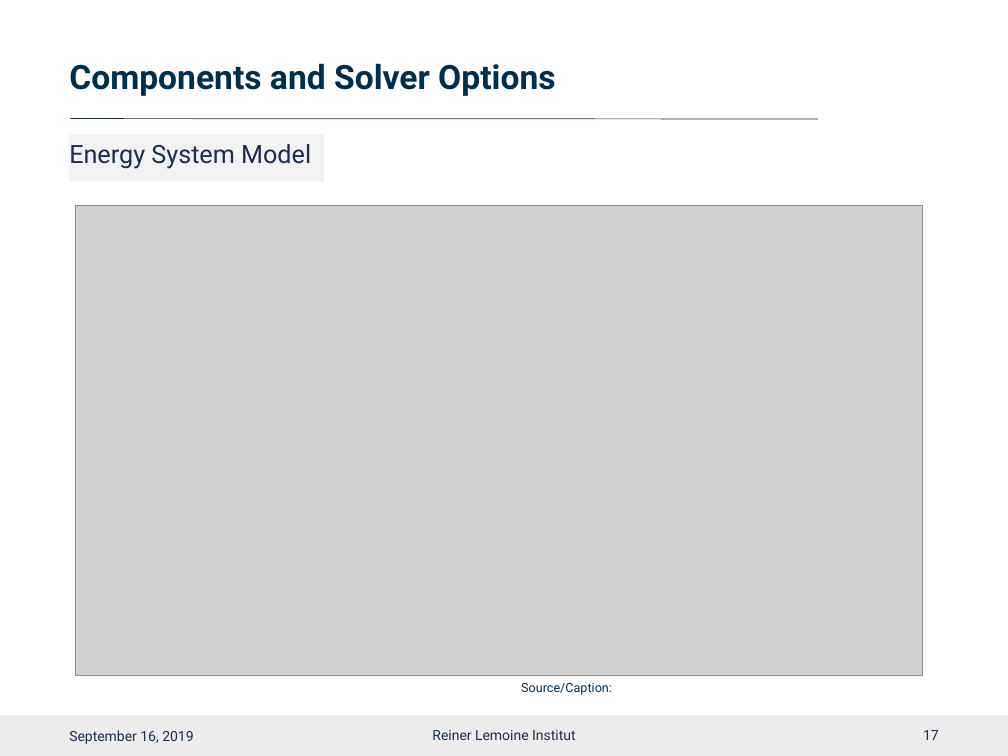
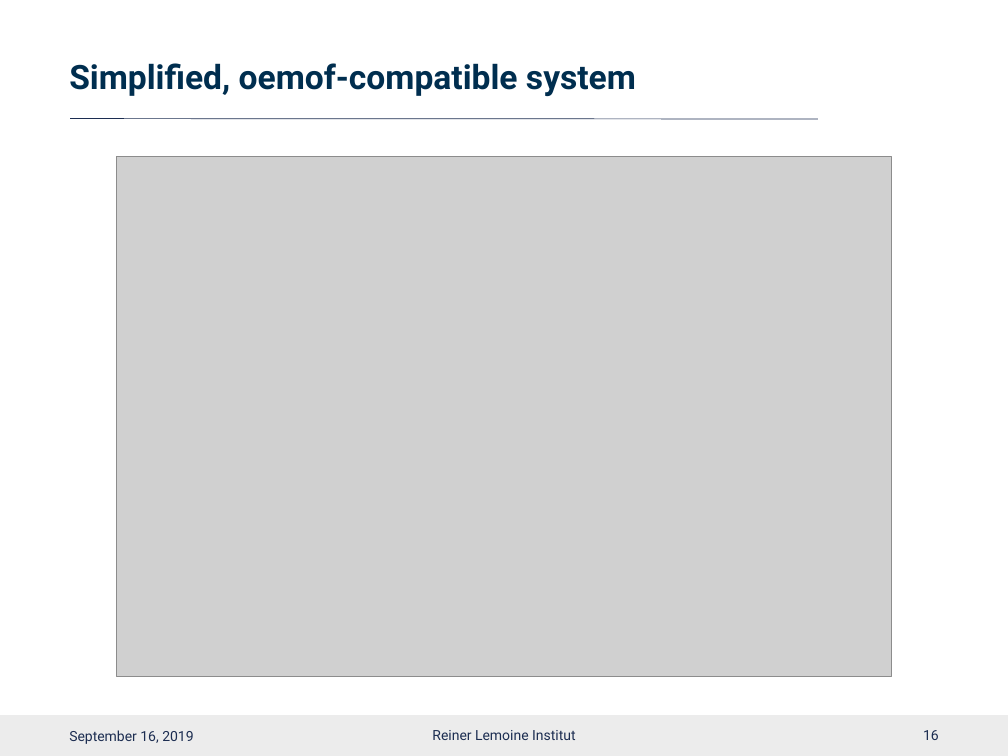
Before and after one commit to smartie2076/oemof_workshop, a slide deck: slide 17 of Oemof_Workshop_03_Basics.pptx (slide 18 before the commit). Drawn at 1008x756 pixels with LibreOffice and Linux fonts; fonts in the diff are those of the drawing; grey boxes stand for pictures; background and template pictures are left out. Boxes give left, top, right and bottom in pixels: in the first picture for what was removed or moved away, otherwise in the second. Text is boxed around its words. In the diff, an @@ line names an element or a change of style, - is before the commit and + after.

```diff
--- a/Oemof_Workshop_03_Basics.pptx
+++ b/Oemof_Workshop_03_Basics.pptx
@@ title at box(69, 63, 636, 96): text changed @@
-Components and Solver Options
+Simplified, oemof-compatible system
@@ subtitle removed at box(70, 134, 325, 181) @@
-Energy System Model
@@ picture: place and size @@
-picture at box(76, 206, 923, 675)
+picture at box(117, 157, 892, 677)
@@ text removed at box(521, 683, 612, 695) @@
-Source/Caption:
@@ page number at box(923, 730, 939, 740): text changed @@
-17
+16
```
Also in this commit, not shown: 17 other slides changed, 1 slide added, 1 slide removed, 4 other files.
